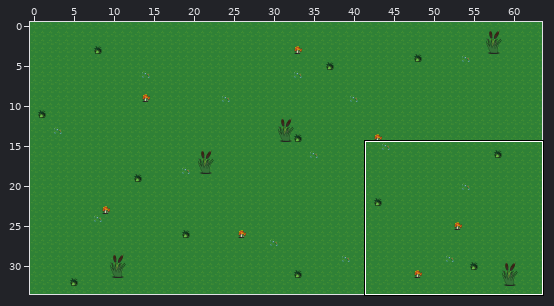
Two states of a Tiled map, Catch me if you can/core/assets/tilemap/forest/Forest.tmx. Above: a wide view before the commit, with the close-up outlined.
Close-up. Before the commit:
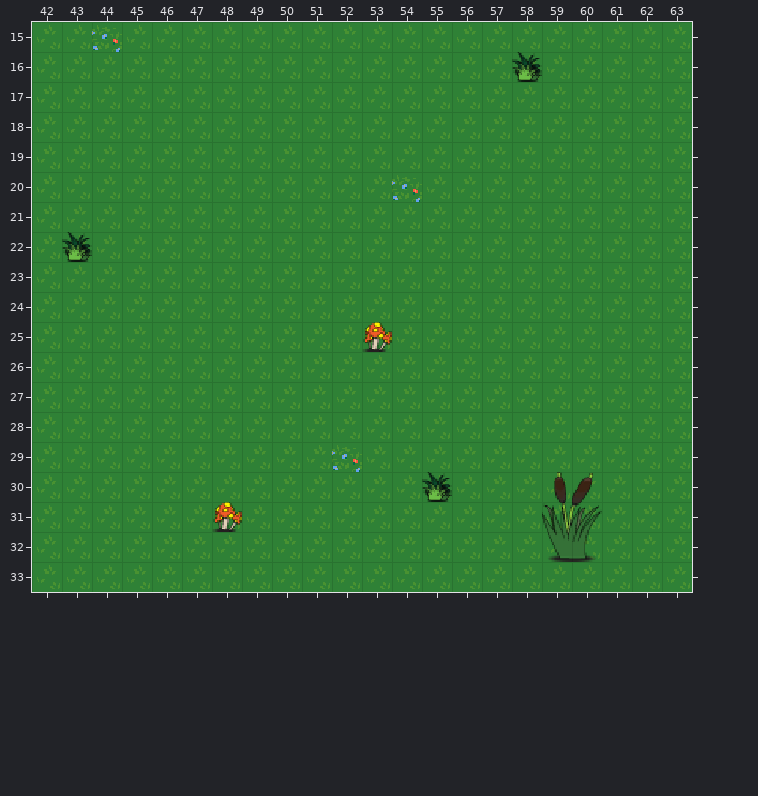
Cells are 20x20 px. Shown: x 42..63, y 15..33. The commit also changed other parts of the map, which this record leaves out.
And afterwards:
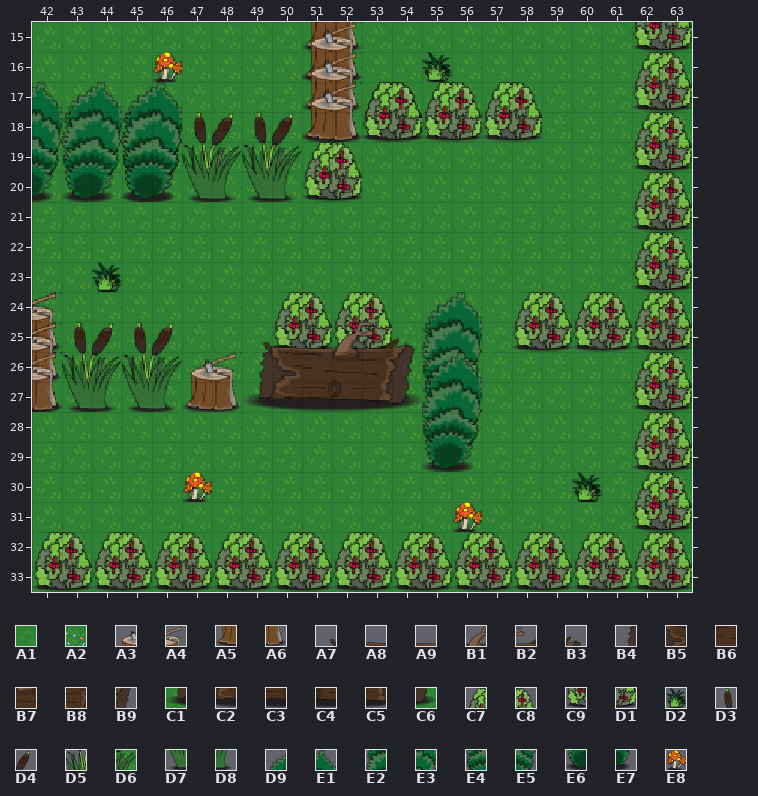
Key: from "forest_tiles": A1 0, A2 2; from "ขอนไม้ปักขวาน": A3 0, A4 1, A5 2, A6 3; from "ท่อนซุง": A7 0, A8 1, A9 2, B1 3, B2 4, B3 5, B4 6, B5 7, B6 8, B7 9, B8 10, B9 11, C1 12, C2 13, C3 14, C4 15, C5 16, C6 17; from "พุ่มไม้เล็ก": C7 0, C8 1, C9 2, D1 3; from "หญ้า": D2 0; from "หญ้าดอก": D3 0, D4 1, D5 2, D6 3, D7 4, D8 5; from "หญ้าสูง": D9 0, E1 1, E2 2, E3 3, E4 4, E5 5, E6 6, E7 7; from "เห็ด": E8 0.
__ is an empty cell.
Tiles replaced or removed in this view: A1, A2, D2, D3, D4, D5, D6, D7, D8, E8.
Tiles of an added or newly shown layer are drawn over the layers below it.
See-through tiles are keyed as they look on the map.
What changed:
Changed rows in their new state; .. is an unchanged cell.
Layer "background1" (removed):
first column x 42:
15 .. .. __ .. .. .. .. .. .. __ __ .. .. .. .. .. .. .. .. .. __ __
16 .. .. .. .. __ .. .. .. .. __ __ .. .. __ .. .. __ .. .. .. __ __
17 __ __ __ __ __ .. .. .. .. __ __ __ __ __ __ __ __ .. .. .. __ __
18 __ __ __ __ __ __ __ __ __ __ __ __ __ __ __ __ __ .. .. .. __ __
19 __ __ __ __ __ __ __ __ __ __ __ .. .. .. .. .. .. .. .. .. __ __
20 __ __ __ __ __ __ __ __ __ __ __ .. __ .. .. .. .. .. .. .. __ __
21 .. .. .. .. .. .. .. .. .. .. .. .. .. .. .. .. .. .. .. .. __ __
22 .. __ .. .. .. .. .. .. .. .. .. .. .. .. .. .. .. .. .. .. __ __
23 .. .. __ .. .. .. .. .. .. .. .. .. .. .. .. .. .. .. .. .. __ __
24 __ .. .. .. .. .. .. .. __ __ __ __ .. __ __ .. __ __ __ __ __ __
25 __ __ __ __ __ .. .. __ __ __ __ __ __ __ __ .. __ __ __ __ __ __
26 __ __ __ __ __ __ __ __ __ __ __ __ __ __ __ .. .. .. .. .. __ __
27 __ __ __ __ __ __ __ __ __ __ __ __ __ __ __ .. .. .. .. .. __ __
28 .. .. .. .. .. .. .. .. .. .. .. .. .. __ __ .. .. .. .. .. __ __
29 .. .. .. .. .. .. .. .. .. .. __ .. .. __ __ .. .. .. .. .. __ __
30 .. .. .. .. .. __ .. .. .. .. .. .. .. __ .. .. .. __ __ .. __ __
31 .. .. .. .. .. .. __ .. .. .. .. .. .. .. __ .. .. __ __ .. __ __
32 __ __ __ __ __ __ __ __ __ __ __ __ __ __ __ __ __ __ __ __ __ __
33 __ __ __ __ __ __ __ __ __ __ __ __ __ __ __ __ __ __ __ __ __ __
Layer "background2" (removed):
first column x 58:
16 __
first column x 43:
22 __ .. .. .. .. .. .. .. .. .. ..
25 .. .. .. .. .. .. .. .. .. .. __
first column x 48:
30 .. .. .. .. .. .. .. __ .. .. .. __ __
31 __ .. .. .. .. .. .. .. .. .. .. __ __
32 .. .. .. .. .. .. .. .. .. .. .. __ __
Layer "Background/Floor" (added):
first column x 42:
15 .. .. A1 .. .. .. .. .. .. A1 A1 .. .. .. .. .. .. .. .. .. A1 A1
16 .. .. .. .. A1 .. .. .. .. A1 A1 .. .. A1 .. .. A1 .. .. .. A1 A1
17 A1 A1 A1 A1 A1 .. .. .. .. A1 A1 A1 A1 A1 A1 A1 A1 .. .. .. A1 A1
18 A1 A1 A1 A1 A1 A1 A1 A1 A1 A1 A1 A1 A1 A1 A1 A1 A1 .. .. .. A1 A1
19 A1 A1 A1 A1 A1 A1 A1 A1 A1 A1 A1 .. .. .. .. .. .. .. .. .. A1 A1
20 A1 A1 A1 A1 A1 A1 A1 A1 A1 A1 A1 .. A1 .. .. .. .. .. .. .. A1 A1
21 .. .. .. .. .. .. .. .. .. .. .. .. .. .. .. .. .. .. .. .. A1 A1
22 .. A1 .. .. .. .. .. .. .. .. .. .. .. .. .. .. .. .. .. .. A1 A1
23 .. .. A1 .. .. .. .. .. .. .. .. .. .. .. .. .. .. .. .. .. A1 A1
24 A1 .. .. .. .. .. .. .. A1 A1 A1 A1 .. A1 A1 .. A1 A1 A1 A1 A1 A1
25 A1 A1 A1 A1 A1 .. .. A1 A1 A1 A1 A1 A1 A1 A1 .. A1 A1 A1 A1 A1 A1
26 A1 A1 A1 A1 A1 A1 A1 A1 .. .. .. .. A1 A1 A1 .. .. .. .. .. A1 A1
27 A1 A1 A1 A1 A1 A1 A1 A1 A1 A1 A1 A1 A1 A1 A1 .. .. .. .. .. A1 A1
28 .. .. .. .. .. .. .. .. .. .. .. .. .. A1 A1 .. .. .. .. .. A1 A1
29 .. .. .. .. .. .. .. .. .. .. A1 .. .. A1 A1 .. .. .. .. .. A1 A1
30 .. .. .. .. .. A1 .. .. .. .. .. .. .. A1 .. .. .. A1 A1 .. A1 A1
31 .. .. .. .. .. .. A1 .. .. .. .. .. .. .. A1 .. .. A1 A1 .. A1 A1
32 A1 A1 A1 A1 A1 A1 A1 A1 A1 A1 A1 A1 A1 A1 A1 A1 A1 A1 A1 A1 A1 A1
33 A1 A1 A1 A1 A1 A1 A1 A1 A1 A1 A1 A1 A1 A1 A1 A1 A1 A1 A1 A1 A1 A1
Layer "Background/Layer1" (added):
first column x 42:
15 .. .. .. .. .. .. .. .. .. .. .. .. .. .. .. .. .. .. .. .. C9 D1
16 .. .. .. .. .. .. .. .. .. .. .. .. .. D2 .. .. .. .. .. .. C7 C8
17 .. .. .. .. .. .. .. .. .. .. .. C7 C8 C7 C8 C7 C8 .. .. .. C9 D1
18 .. .. .. .. .. .. .. .. .. .. .. C9 D1 C9 D1 C9 D1 .. .. .. C7 C8
19 .. .. .. .. .. .. .. .. .. C7 C8 .. .. .. .. .. .. .. .. .. C9 D1
20 .. .. .. .. .. .. .. .. .. C9 D1 .. .. .. .. .. .. .. .. .. C7 C8
21 .. .. .. .. .. .. .. .. .. .. .. .. .. .. .. .. .. .. .. .. C9 D1
22 .. .. .. .. .. .. .. .. .. .. .. .. .. .. .. .. .. .. .. .. C7 C8
23 .. .. D2 .. .. .. .. .. .. .. .. .. .. .. .. .. .. .. .. .. C9 D1
24 .. .. .. .. .. .. .. .. C7 C8 C7 C8 .. D9 E1 .. .. .. .. .. C7 C8
25 .. .. .. .. .. .. .. .. C9 D1 C9 D1 .. E2 E3 .. .. .. .. .. C9 D1
26 A4 .. .. .. .. .. .. .. .. .. .. .. .. E4 E5 .. .. .. .. .. C7 C8
27 A6 .. .. .. .. .. .. .. .. .. .. .. .. E6 E7 .. .. .. .. .. C9 D1
28 .. .. .. .. .. .. .. .. .. .. .. .. .. .. .. .. .. .. .. .. C7 C8
29 .. .. .. .. .. .. .. .. .. .. .. .. .. .. .. .. .. .. .. .. C9 D1
30 .. .. .. .. .. .. .. .. .. .. .. .. .. .. .. .. .. .. D2 .. C7 C8
31 .. .. .. .. .. .. .. .. .. .. .. .. .. .. .. .. .. .. .. .. C9 D1
32 C7 C8 C7 C8 C7 C8 C7 C8 C7 C8 C7 C8 C7 C8 C7 C8 C7 C8 C7 C8 C7 C8
33 C9 D1 C9 D1 C9 D1 C9 D1 C9 D1 C9 D1 C9 D1 C9 D1 C9 D1 C9 D1 C9 D1
Layer "Background/Layer2" (added):
first column x 42:
15 .. .. .. .. .. .. .. .. .. A5 A6 .. ..
16 .. .. .. .. E8 .. .. .. .. A5 A6 .. ..
17 E1 D9 E1 D9 E1 .. .. .. .. A3 A4 C7 C8
18 E3 E2 E3 E2 E3 .. .. .. .. A5 A6 C9 D1
19 E5 E4 E5 E4 E5 .. .. .. .. .. .. .. ..
20 E7 E6 E7 E6 E7 .. .. .. .. .. .. .. ..
first column x 42:
24 A4 .. .. .. .. .. .. .. .. .. .. .. .. .. ..
25 A6 D3 D4 D3 D4 .. .. .. .. .. .. .. .. .. ..
26 A4 D5 D6 D5 D6 A3 A4 .. .. .. .. .. .. D9 E1
27 A6 D7 D8 D7 D8 A5 A6 .. .. .. .. .. .. E2 E3
28 .. .. .. .. .. .. .. .. .. .. .. .. .. E4 E5
29 .. .. .. .. .. .. .. .. .. .. .. .. .. E6 E7
30 .. .. .. .. .. E8 .. .. .. .. .. .. .. .. ..
31 .. .. .. .. .. .. .. .. .. .. .. .. .. .. E8
Layer "Background/Layer3" (added):
first column x 51:
15 A3 A4
16 A5 A6
first column x 42:
24 A4 .. .. .. .. .. .. .. .. .. .. .. .. .. .. .. C7 C8 C7 C8
25 A4 .. .. .. .. .. .. .. .. .. .. .. .. .. .. .. C9 D1 C9 D1
26 A6 .. .. .. .. .. .. .. .. .. .. .. .. .. .. .. .. .. .. ..
Layer "Background/Layer4" (added):
first column x 51:
16 A3 A4
17 A5 A6
first column x 42:
25 A4
26 A4
27 A6
Layer "Background/Layer5" (added):
first column x 45:
17 .. .. .. .. .. .. A3 A4
18 E2 E3 D3 D4 D3 D4 A5 A6
19 E4 E5 D5 D6 D5 D6 .. ..
20 E6 E7 D7 D8 D7 D8 .. ..
first column x 49:
25 A7 A8 A9 B1 B2 B3
26 B4 B5 B6 B7 B8 B9
27 C1 C2 C3 C4 C5 C6
Pixel boxes of the changes (left, top, right, bottom) in both close-ups:
changed: (32, 22, 692, 592)
